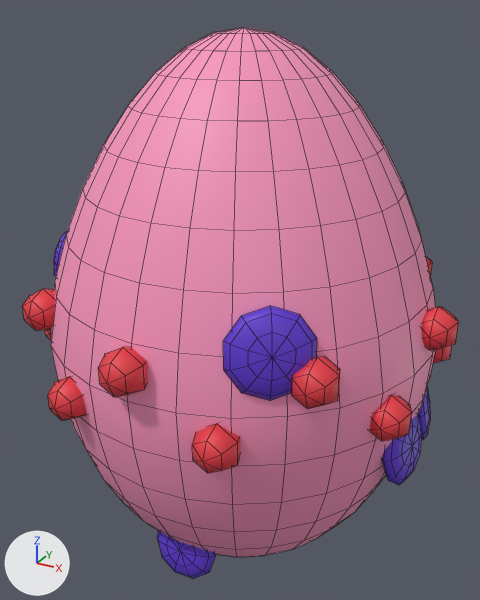
The FBX model pet-race-league/models/fbx/Egg_Sky.fbx as it was, and as the next commit left it.
Rendered twice from a camera (50 mm lens) standing at (3.84, -7.07, 7.2) and looking at (-0.07, 0.03, 3.65). The lights are fixed; the arrows at lower left show +X, +Y and +Z. The picture after the commit comes second. Mesh edges are drawn as thin lines.

The first picture shows 'Egg_Sky'.
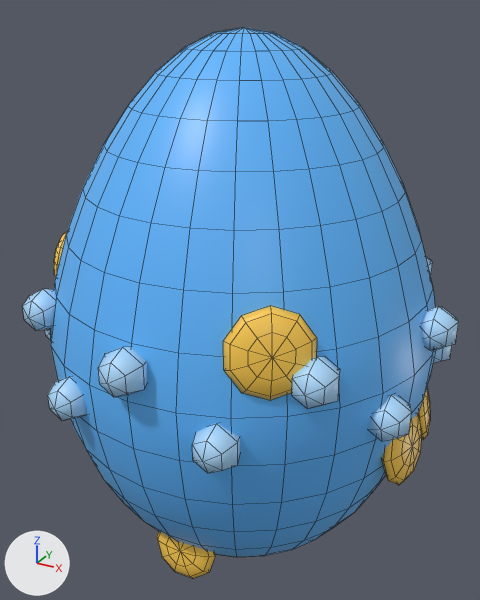
Edits to the bpy script that builds the scene:
```text
Change me_egg_sky:
    where me_egg_sky.from_pydata(...)  # 1318 vertices, 1488 faces; spans x -2.74..2.74, y -2.78..2.78, z 0.0..7.0
    used by ob_egg_sky; location = (0.0, 0.0, 0.0)
    me_egg_sky part 1: 1488 kept faces spanning x -2.74..2.74, y -2.78..2.78, z 0.0..7.0 get new texture (UV) coordinates
```

Location of each change, (x1, y1, x2, y2) in pixels of the pictures (480 x 600 px):
part 1 of me_egg_sky, surface changed (pink to blue)
    both: (22, 27, 459, 578)
